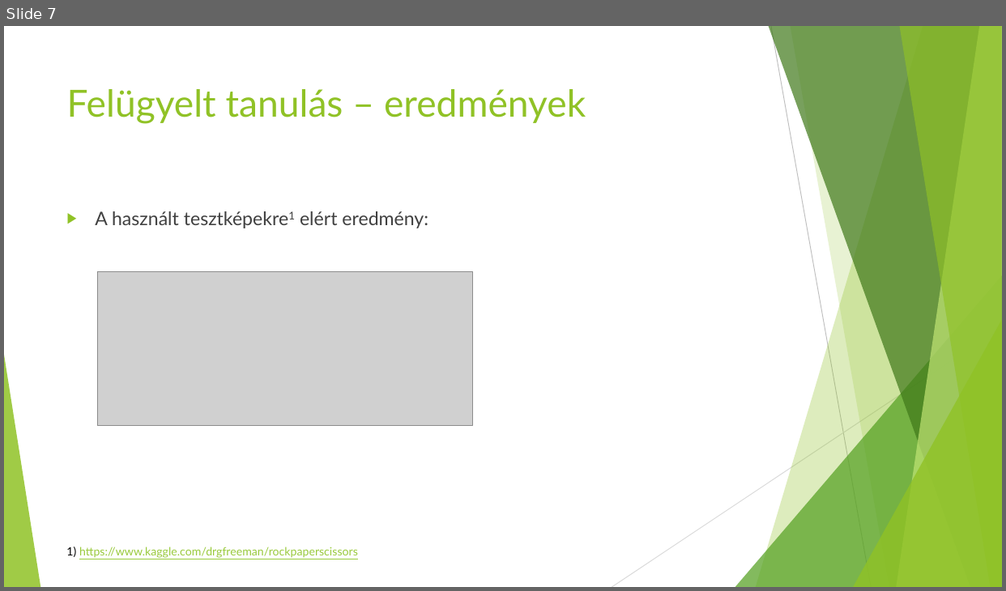
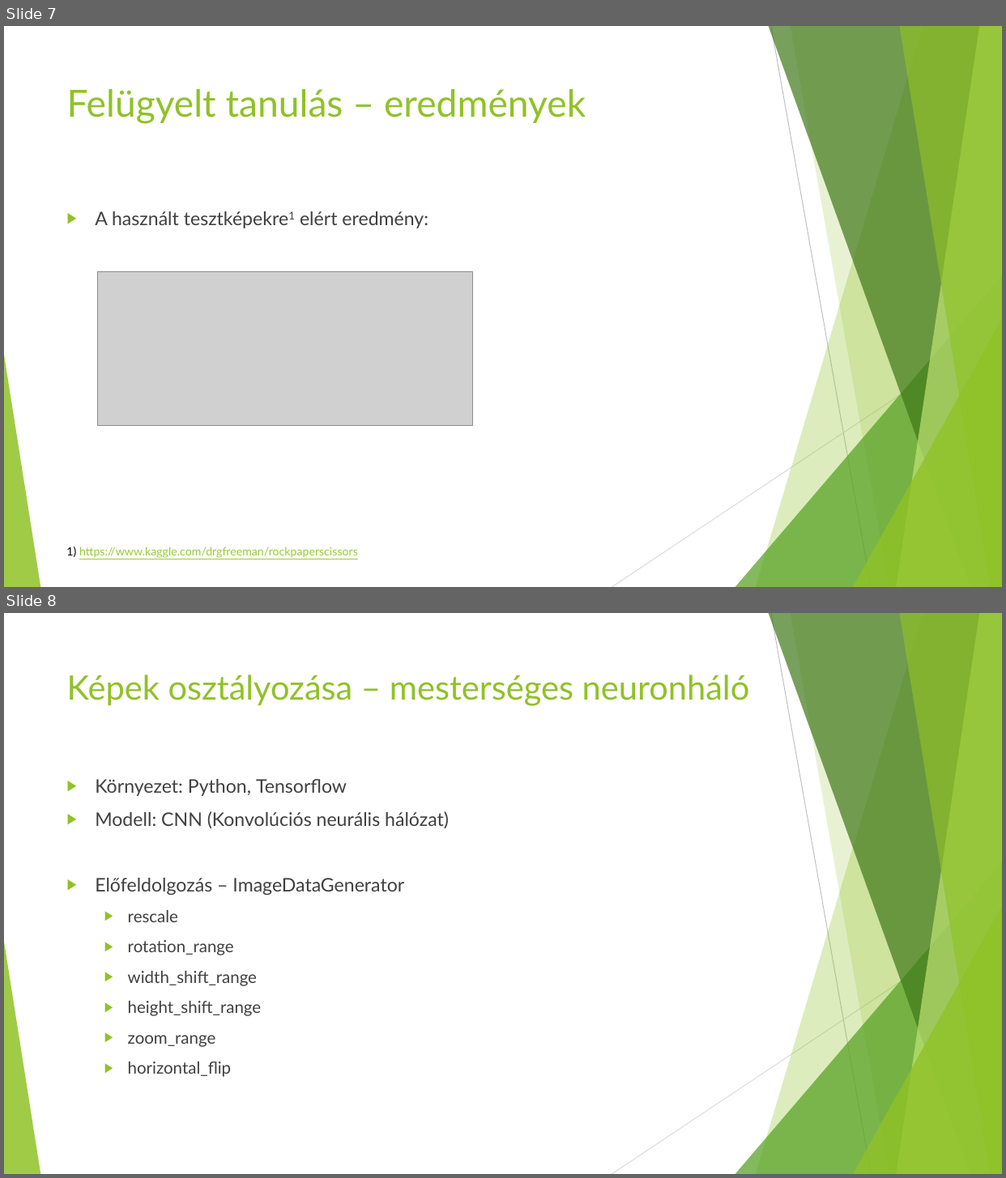
Before and after one commit to Markosbtc/RockPaperScissors_kepfeldolgozas2020, a slide deck: Bemutató.pptx. Shown one above the other, each under a label of ours: slide 7 before the commit, slides 7 and 8 after it. The pictures are 1006x591 and 1006x1178 pixels, drawn with LibreOffice and Linux fonts; fonts in the diff are those of the drawing; grey boxes stand for pictures. Boxes give left, top, right and bottom in pixels: in the first picture for what was removed or moved away, otherwise in the second. Text is boxed around its words. In the diff, an @@ line names an element or a change of style, - is before the commit and + after.

```diff
--- a/Bemutató.pptx
+++ b/Bemutató.pptx
@@ slide 8 added at bbox=[4, 613, 1002, 1174], background #FFFFFF; not listed: 10 template elements that a slide beside it also shows @@
@@ title added at bbox=[67, 675, 750, 706], 32.4 pt, text #90C226 @@
+Képek osztályozása – mesterséges neuronháló
@@ text added at bbox=[95, 779, 449, 1077], 18 pt, text #404040 @@
+▶ Környezet: Python, Tensorflow
+▶ Modell: CNN (Konvolúciós neurális hálózat)
+▶ Előfeldolgozás – ImageDataGenerator
+  ▶ rescale
+  ▶ rotation_range
+  ▶ width_shift_range
+  ▶ height_shift_range
+  ▶ zoom_range
+  ▶ horizontal_flip
```
Also in this commit, not shown: 1 slide changed, 1 other slide added.
